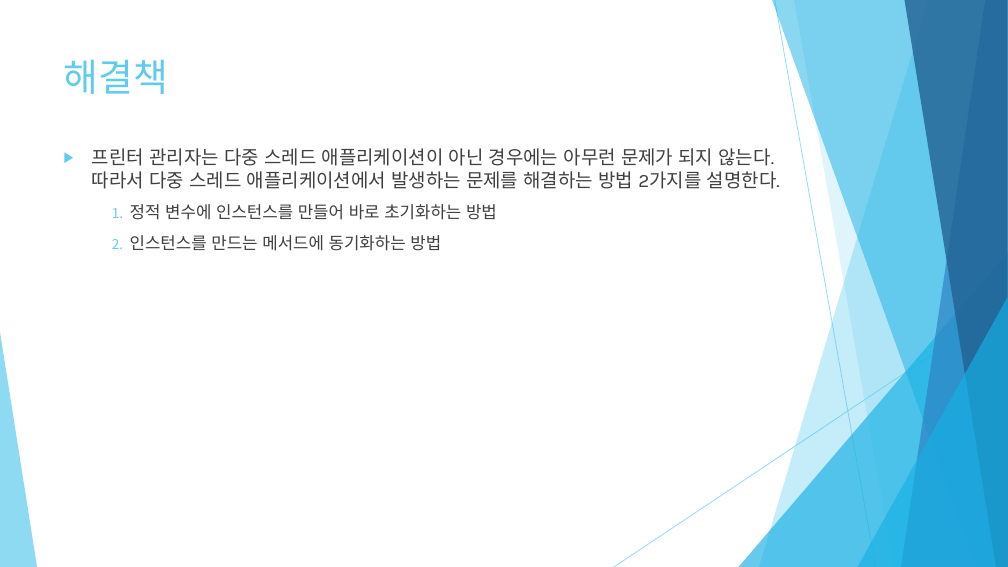
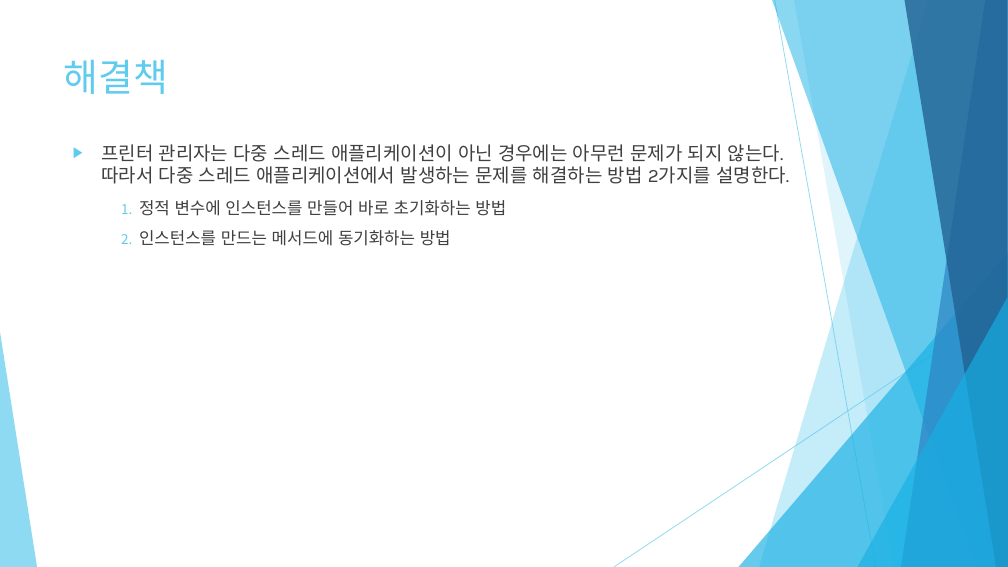
Before and after one commit to y3s-study/design-pattern, a slide deck: slide 10 of Chap6/JAVA 객체 지향 디자인 패턴 6장.pptx. Drawn at 1008x567 pixels with LibreOffice and Linux fonts; fonts in the diff are those of the drawing. Boxes give left, top, right and bottom in pixels: in the first picture for what was removed or moved away, otherwise in the second. Text is boxed around its words. In the diff, an @@ line names an element or a change of style, - is before the commit and + after.

```diff
--- a/Chap6/JAVA 객체 지향 디자인 패턴 6장.pptx
+++ b/Chap6/JAVA 객체 지향 디자인 패턴 6장.pptx
@@ text "프린터 관리자는 다중 스레드 애플리케이션이 ...": place and size @@
-text "프린터 관리자는 다중 스레드 애플리케이션이 ..." at box(92, 148, 780, 251)
+text "프린터 관리자는 다중 스레드 애플리케이션이 ..." at box(101, 144, 789, 246)
```
Also in this commit, not shown: 1 other slide changed, 5 slides added, 17 slides removed.
